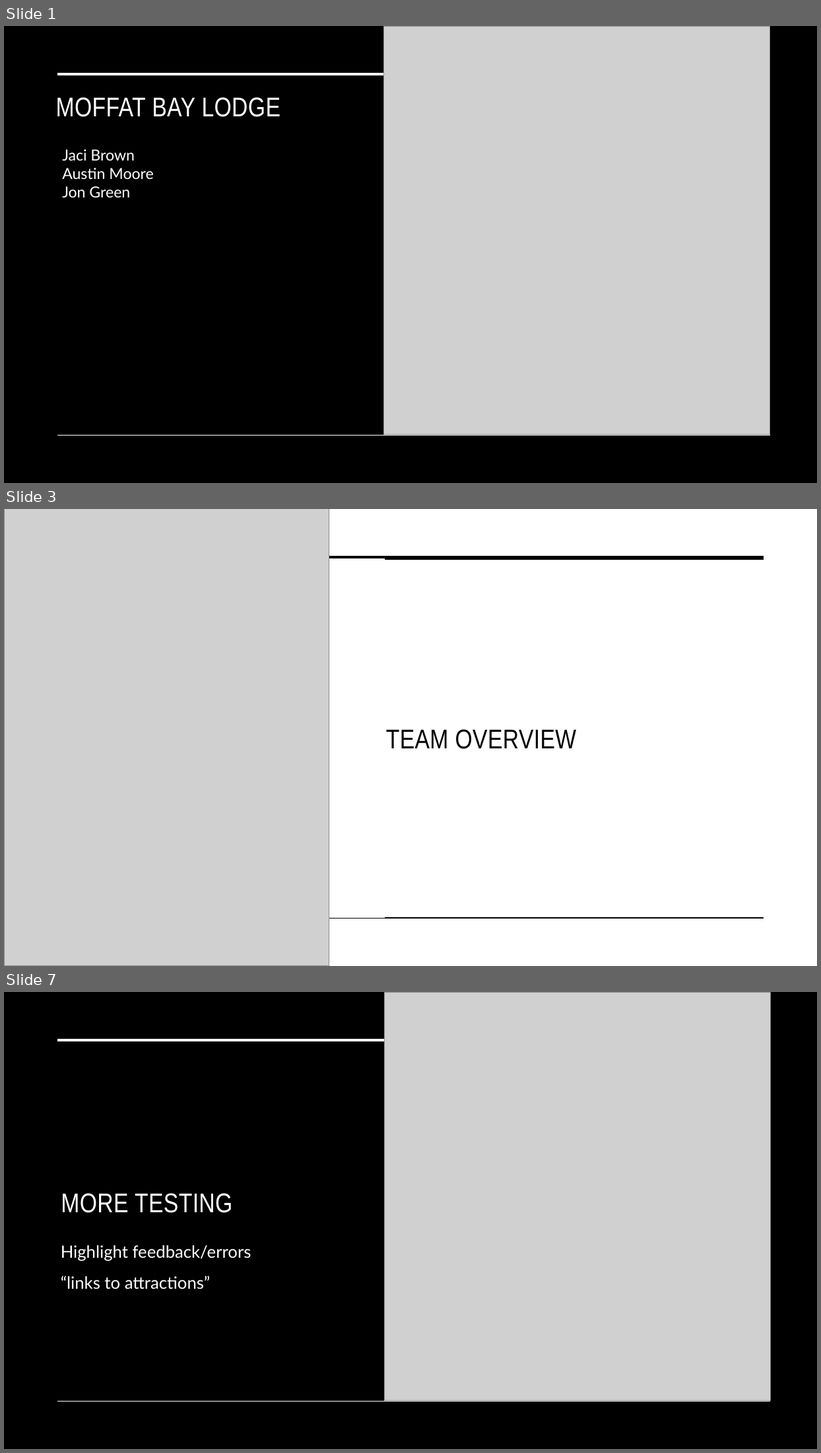
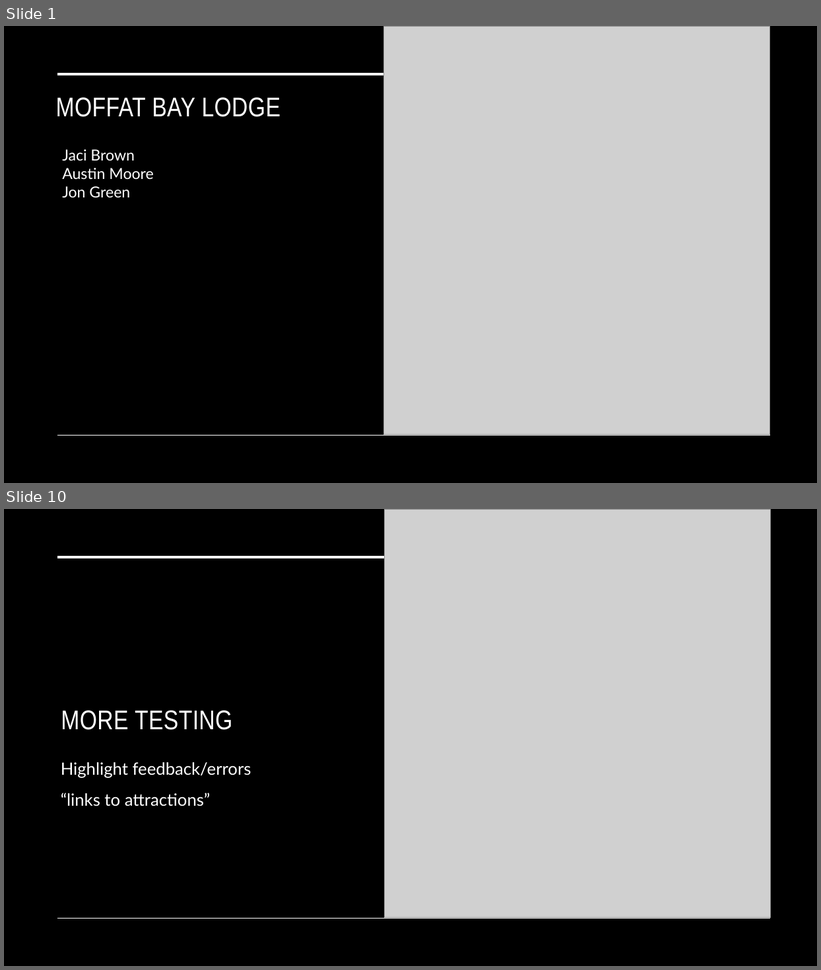
Before and after one commit to JKBrown11/Moffat-Bay, a slide deck: Presentation_Files/ROUGH_MBLodge_group1.pptx. Shown one above the other, each under a label of ours: slides 1, 3 and 7 before the commit, slides 1 and 10 after it; the slides between them are not shown. The pictures are 821x1453 and 821x970 pixels, drawn with LibreOffice and Linux fonts; fonts in the diff are those of the drawing; grey boxes stand for pictures. Boxes give left, top, right and bottom in pixels: in the first picture for what was removed or moved away, otherwise in the second. Text is boxed around its words. In the diff, an @@ line names an element or a change of style, - is before the commit and + after.

```diff
--- a/Presentation_Files/ROUGH_MBLodge_group1.pptx
+++ b/Presentation_Files/ROUGH_MBLodge_group1.pptx
@@ slide 3 removed at bbox=[4, 509, 817, 966], background #FFFFFF @@
@@ picture removed at bbox=[4, 509, 329, 966] @@
@@ line removed from (57, 557) to (764, 557) @@
@@ line removed from (385, 559) to (764, 559) @@
@@ title removed at bbox=[386, 729, 577, 749] @@
-TEAM OVERVIEW
@@ line removed from (57, 919) to (764, 919) @@
@@ line removed from (385, 918) to (764, 918) @@
@@ what was slide 7 is now slide 10 @@
```
Also in this commit, not shown: 2 slides changed, 6 slides added, 2 other slides removed, 2 other files.
